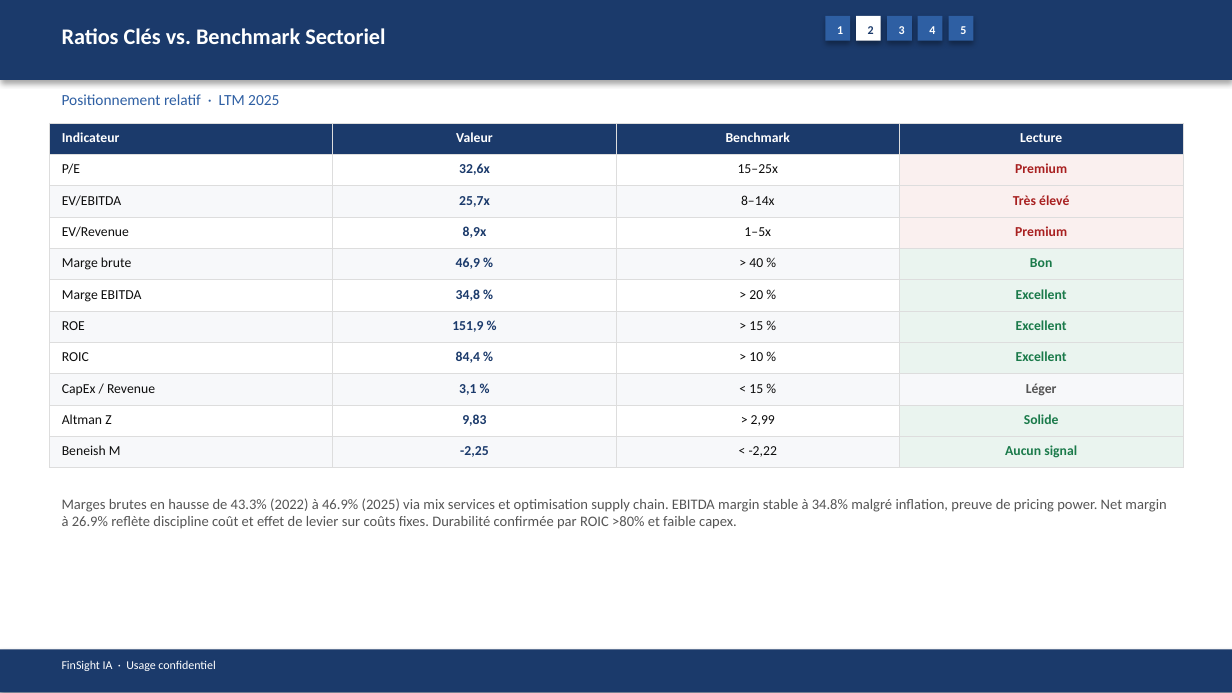
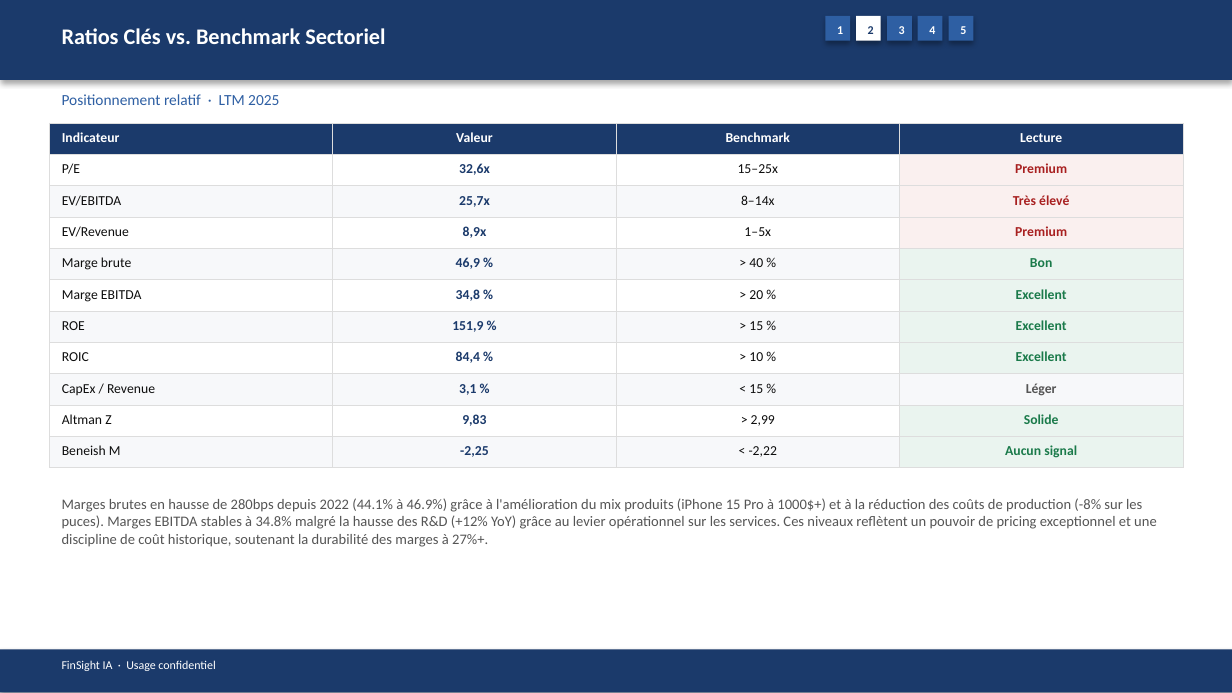
Before and after one commit to baptistejeh07-art/finsight-ia, a slide deck: slide 10 of preview/AAPL/AAPL_pitchbook.pptx. Drawn at 1232x693 pixels with LibreOffice and Linux fonts; fonts in the diff are those of the drawing. Boxes give left, top, right and bottom in pixels: in the first picture for what was removed or moved away, otherwise in the second. Text is boxed around its words. In the diff, an @@ line names an element or a change of style, - is before the commit and + after.

```diff
--- a/preview/AAPL/AAPL_pitchbook.pptx
+++ b/preview/AAPL/AAPL_pitchbook.pptx
@@ text at <box>62,498,1157,547</box>: text changed @@
-Marges brutes en hausse de 43.3% (2022) à 46.9% (2025) via mix services et optimisation supply chain. EBITDA margin stable à 34.8% malgré inflation, preuve de pricing power. Net margin à 26.9% reflète discipline coût et effet de levier sur coûts fixes. Durabilité confirmée par ROIC >80% et faible capex.
+Marges brutes en hausse de 280bps depuis 2022 (44.1% à 46.9%) grâce à l'amélioration du mix produits (iPhone 15 Pro à 1000$+) et à la réduction des coûts de production (-8% sur les puces). Marges EBITDA stables à 34.8% malgré la hausse des R&D (+12% YoY) grâce au levier opérationnel sur les services. Ces niveaux reflètent un pouvoir de pricing exceptionnel et une discipline de coût historique, soutenant la durabilité des marges à 27%+.
```
Also in this commit, not shown: 13 other slides changed, 4 other files.
